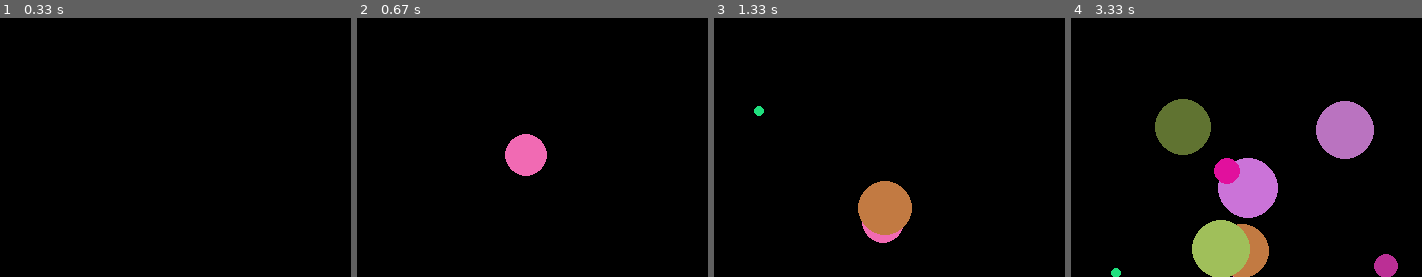
Above: before the commit, frames 1-4 (left to right).
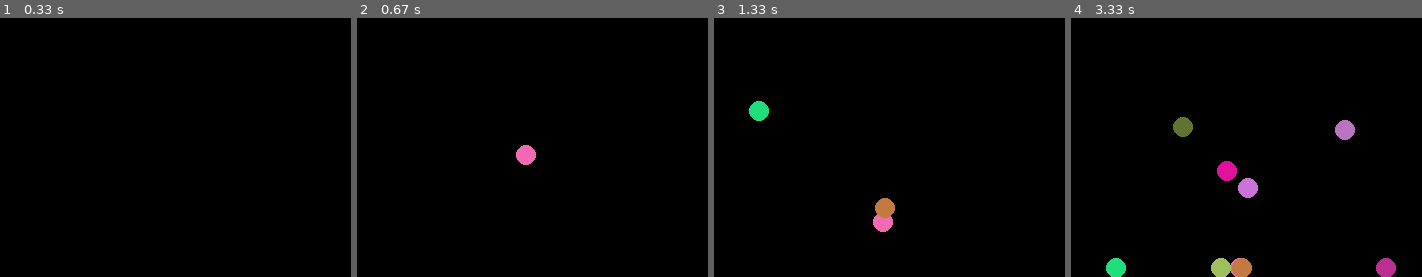
Above: after the commit, the same moments.

Repository: marina311/PyGame
Game: pygame game, started from ball.py
The game is run twice, just before and just after one commit, with the same random seed, the same clock (stepped at 60 frames per second) and the same inputs.
Inputs (mouse positions are in pixels of both pictures, inside the frame that each line leads up to):
- Up to frame 1 (0.33 s): no input
- Up to frame 2 (0.67 s): click (525, 126) at 0.38 s
- Up to frame 3 (1.33 s): click (885, 144) at 0.72 s; click (759, 82) at 1.05 s
- Up to frame 4 (3.33 s): click (1386, 232) at 1.38 s; click (1246, 25) at 1.72 s; click (1221, 204) at 2.05 s; click (1225, 74) at 2.38 s; click (1183, 64) at 2.72 s; click (1344, 100) at 3.05 s

Frame 1 is identical in both runs. In frame 2, 1.2% of the frame differs, in the area x 42-55%, y 44-62%; in frame 3, 2.7%; in frame 4, 11%, in the area x 9-94%, y 31-100%.

Commit message:
Update ball.py

Diff:
--- a/ball.py
+++ b/ball.py
@@ -6,7 +6,7 @@
     def __init__(self, pos):
         self.pos = pos
         self.color = pygame.Color(randint(0, 255), randint(0, 255), randint(0, 255))
-        self.size = randint(5, 30)
+        self.size = 10  # randint(5, 30)
 
     def update(self, d):
         if self.pos[1] <= YMAX - self.size:
